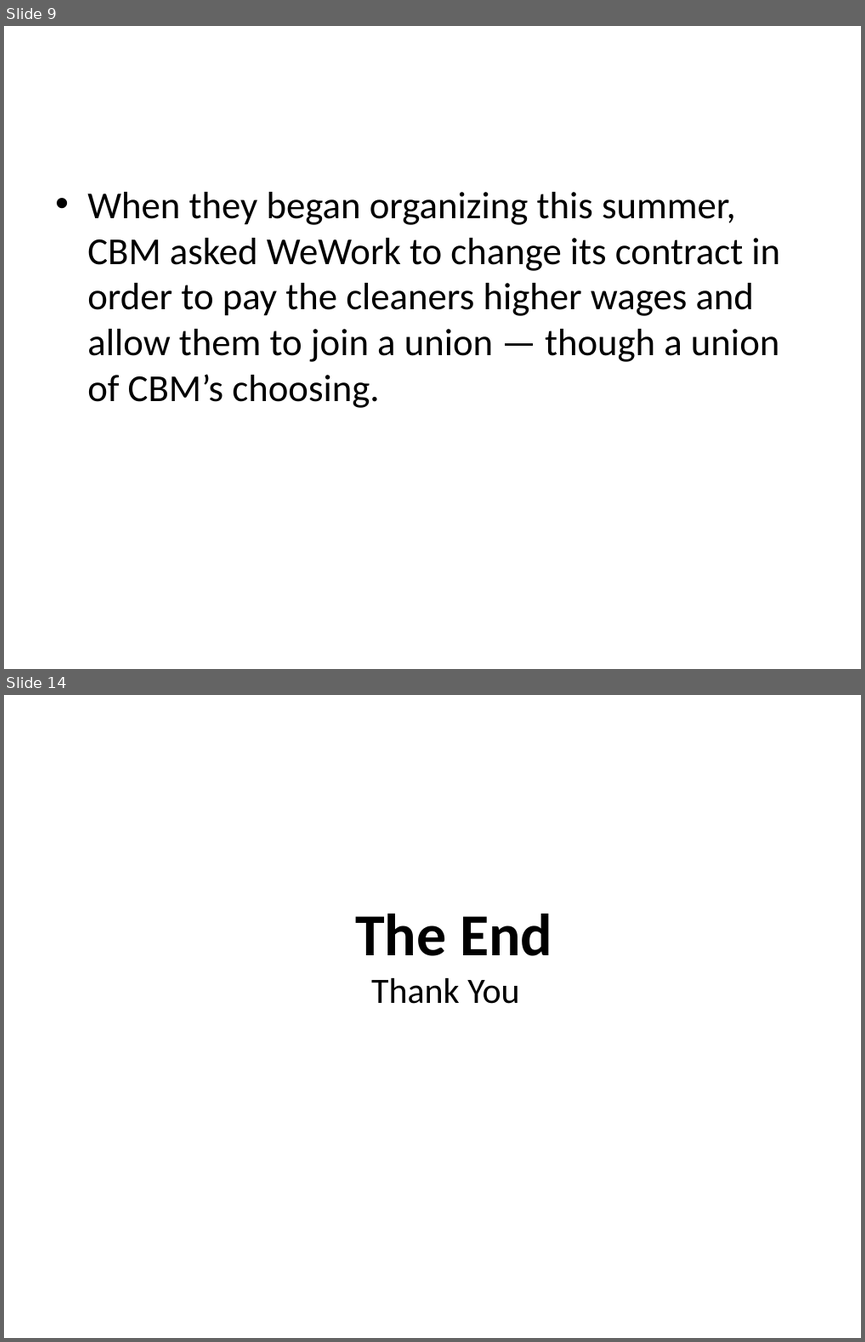
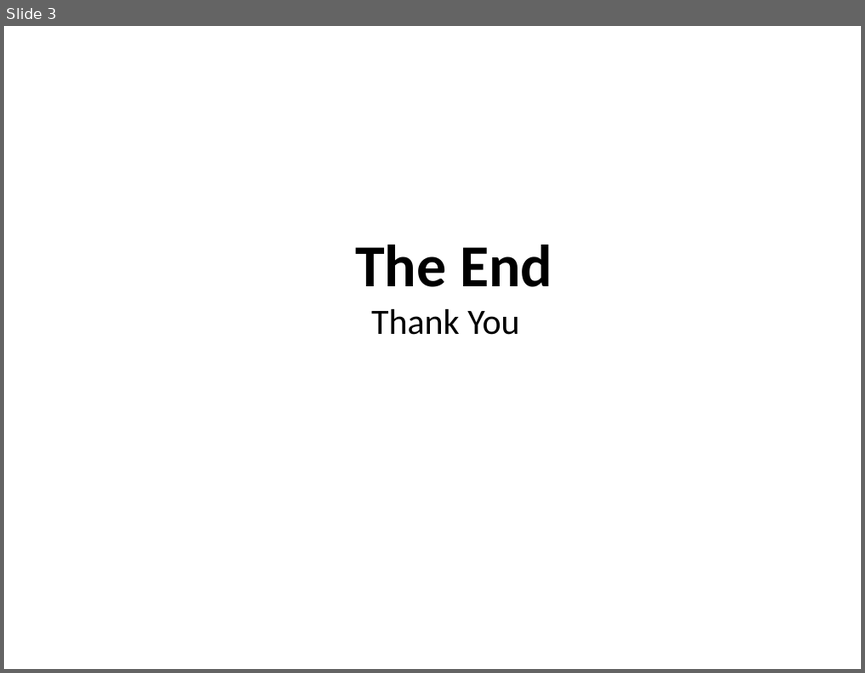
Before and after one commit to xinghai-zhang/Mhacks6, a slide deck: FlaskWebProject1/static/test.pptx. Shown one above the other, each under a label of ours: slides 9 and 14 before the commit, slide 3 after it; the slides between them are not shown. The pictures are 865x1342 and 865x673 pixels, drawn with LibreOffice and Linux fonts; fonts in the diff are those of the drawing. Boxes give left, top, right and bottom in pixels: in the first picture for what was removed or moved away, otherwise in the second. Text is boxed around its words. In the diff, an @@ line names an element or a change of style, - is before the commit and + after.

```diff
--- a/FlaskWebProject1/static/test.pptx
+++ b/FlaskWebProject1/static/test.pptx
@@ slide 9 removed at (4, 26, 861, 669), background #FFFFFF @@
@@ text removed at (87, 192, 780, 408) @@
-• When they began organizing this summer, CBM asked WeWork to change its contract in order to pay the cleaners higher wages and allow them to join a union — though a union of CBM’s choosing.
@@ what was slide 14 is now slide 3 @@
```
Also in this commit, not shown: 2 slides added, 12 other slides removed, 19 other files.
